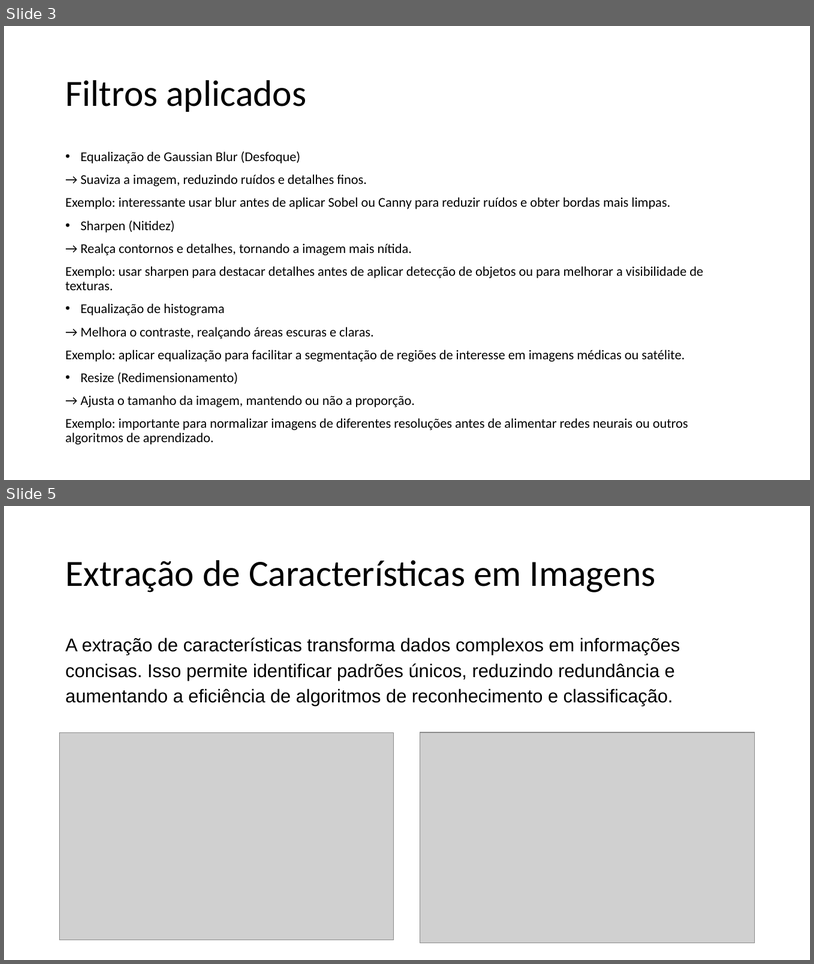
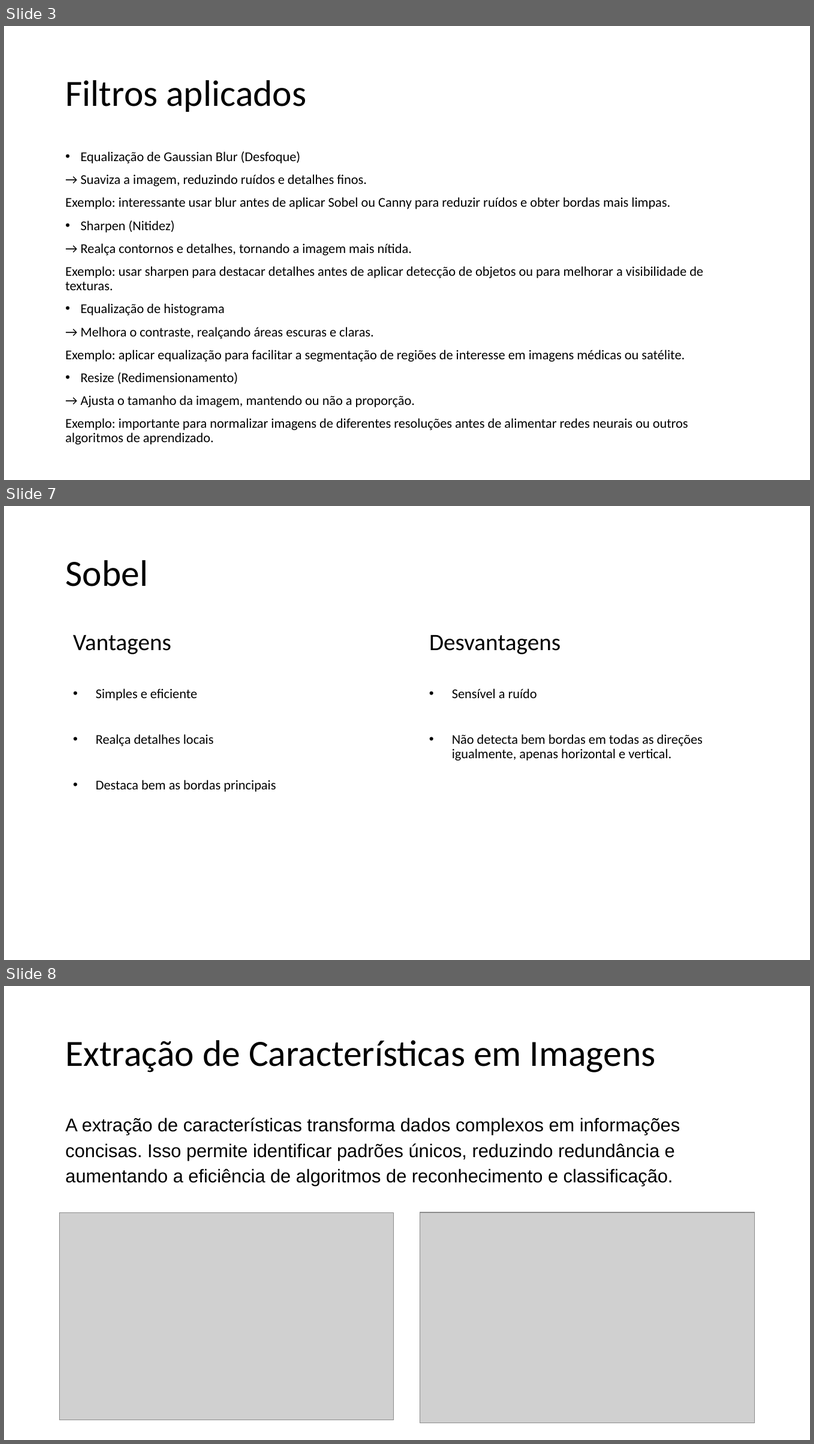
Before and after one commit to WilliamFelipeCosc/TrabalhoVisCompA1, a slide deck: Projeto Integrado de Visão Computacional e Inteligência Artificial 1.pptx. Shown one above the other, each under a label of ours: slides 3 and 5 before the commit, slides 3, 7 and 8 after it; the slides between them are not shown. The pictures are 814x964 and 814x1444 pixels, drawn with LibreOffice and Linux fonts; fonts in the diff are those of the drawing; grey boxes stand for pictures. Boxes give left, top, right and bottom in pixels: in the first picture for what was removed or moved away, otherwise in the second. Text is boxed around its words. In the diff, an @@ line names an element or a change of style, - is before the commit and + after.

Commit message:
feat: new thresholding and sobel code

```diff
--- a/Projeto Integrado de Visão Computacional e Inteligência Artificial 1.pptx
+++ b/Projeto Integrado de Visão Computacional e Inteligência Artificial 1.pptx
@@ slide 7 added at (x1=4, y1=506, x2=810, y2=960), background #FFFFFF @@
@@ title added at (x1=65, y1=560, x2=148, y2=586), 44 pt, text #000000 @@
+Sobel
@@ text added at (x1=73, y1=635, x2=276, y2=792), 16 pt, text #000000 @@
+Vantagens
+• Simples e eficiente
+• Realça detalhes locais
+• Destaca bem as bordas principais
@@ text added at (x1=429, y1=635, x2=703, y2=760), 16 pt, text #000000 @@
+Desvantagens
+• Sensível a ruído
+• Não detecta bem bordas em todas as direções igualmente, apenas horizontal e vertical.
@@ what was slide 5 is now slide 8 @@
```
Also in this commit, not shown: 1 slide changed, 3 other slides added, 1 slide removed, 1 other file.
